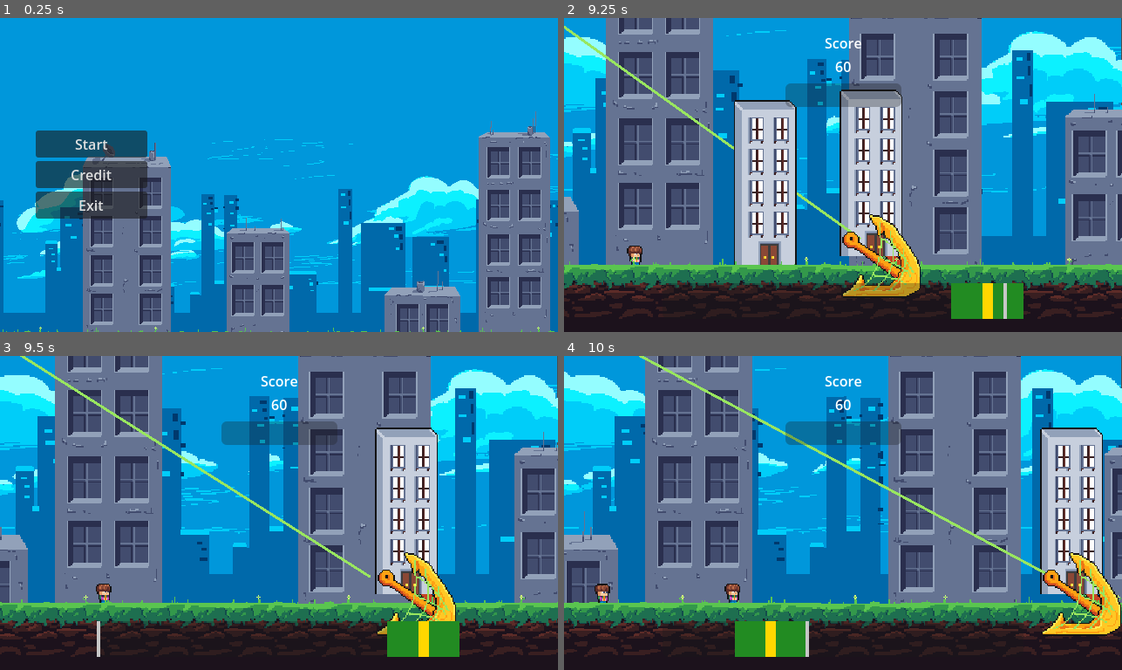
Above: before the commit, frames 1-4 (two rows, left to right).
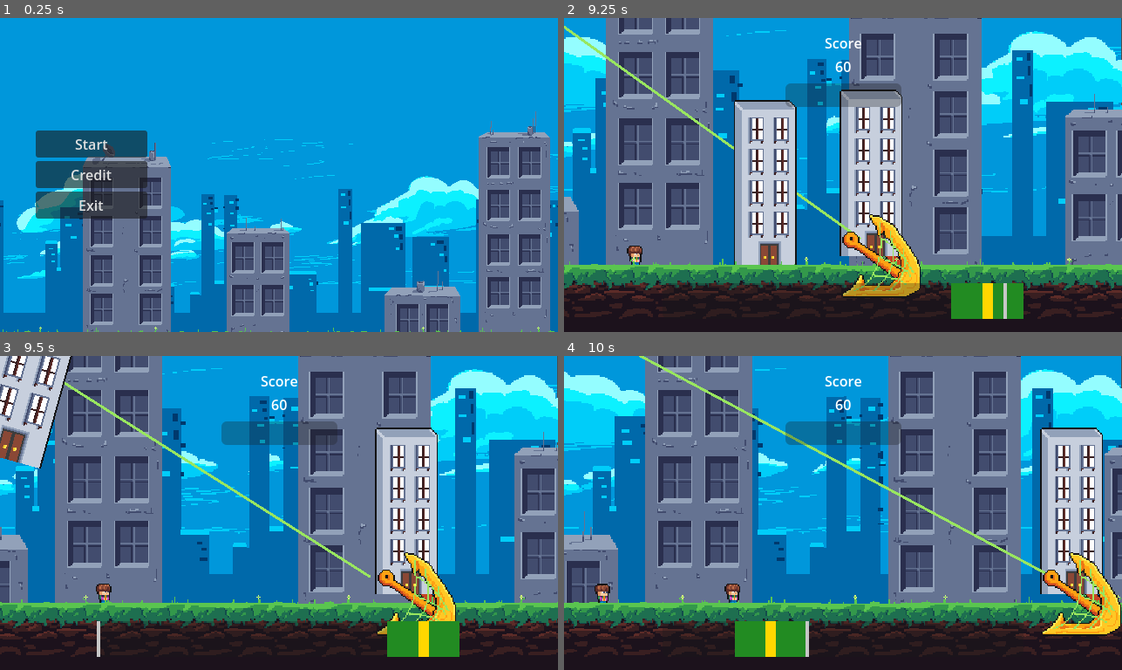
Above: after the commit, the same moments.

Repository: Tenes/mini-jam-153
Game: Godot game, scene res://Scenes/main_menu_scene.tscn
Same seed, same stepped clock (60 frames per second), same inputs: the game is played once before the commit and once after it.
Inputs (mouse positions are in pixels of both pictures, inside the frame that each line leads up to):
- Up to frame 1 (0.25 s): no input
- Up to frame 2 (9.25 s): click "Start" at 0.5 s; move the mouse to (965, 159) at 1.27 s; click (965, 159) at 1.35 s; move the mouse to (731, 190) at 2.02 s; click (731, 190) at 2.1 s; move the mouse to (898, 105) at 2.77 s; click (898, 105) at 2.85 s; move the mouse to (815, 237) at 3.52 s; click (815, 237) at 3.6 s; move the mouse to (1010, 222) at 4.27 s; click (1010, 222) at 4.35 s; move the mouse to (675, 127) at 5.02 s; click (675, 127) at 5.1 s; move the mouse to (870, 175) at 5.77 s; click (870, 175) at 5.85 s; move the mouse to (759, 96) at 6.52 s; click (759, 96) at 6.6 s; move the mouse to (965, 159) at 7.27 s; click (965, 159) at 7.35 s; move the mouse to (731, 190) at 8.02 s; click (731, 190) at 8.1 s; move the mouse to (898, 105) at 8.77 s; click (898, 105) at 8.85 s
- Up to frame 3 (9.5 s): no input
- Up to frame 4 (10 s): move the mouse to (815, 575) at 9.52 s; click (815, 575) at 9.6 s

Frames 1-2 are identical in both runs. In frame 3, 3.5% of the frame differs, in the area x 0-13%, y 0-36%; in frame 4, nothing differs.

Commit message:
Adds more sound and fixes the clicking issue

Diff:
--- a/Models/Harpoon/harpoon.gd
+++ b/Models/Harpoon/harpoon.gd
@@ -22,7 +22,6 @@
 func _process(delta: float) -> void:
 	pass
 
-
 func getRopeHolePoint() -> Vector2 :
 	return ropeHole.global_position;
 
@@ -32,8 +31,6 @@
 		if status == Global.BarStatus.SUCCESS or status == Global.BarStatus.GREAT_SUCCESS:
 			self.capturedInteractables.append(targetInteractable);
 			refreshBar();
-			if status == Global.BarStatus.GREAT_SUCCESS:
-				print("GREAT")
 		if !isReeling:
 			playReelingAnimation();
 
--- a/Models/Interactable/interactable.gd
+++ b/Models/Interactable/interactable.gd
@@ -49,7 +49,7 @@
 
 func playDeathSound() -> void:
 	if self is Building:
-		audio_stream_player_2d.stream = Global.BUILDING_DEATH_SOUNDS[Global.RNG.randi_range(1, 2)];
+		audio_stream_player_2d.stream = Global.BUILDING_DEATH_SOUNDS[Global.RNG.randi_range(1, 3)];
 	else:
 		audio_stream_player_2d.stream = Global.HUMAN_DEATH_SOUNDS[Global.RNG.randi_range(1, 3)];
 	audio_stream_player_2d.pitch_scale = Global.RNG.randf_range(0.8, 1.3);
@@ -57,9 +57,9 @@
 
 func playCaptSound() -> void:
 	if self is Building:
-		audio_stream_player_2d.stream = Global.BUILDING_CAPT_SOUNDS[Global.RNG.randi_range(1, 1)];
-		audio_stream_player_2d.pitch_scale = Global.RNG.randf_range(0.7, 0.8);
+		audio_stream_player_2d.stream = Global.BUILDING_CAPT_SOUNDS[Global.RNG.randi_range(1, 3)];
+		audio_stream_player_2d.pitch_scale = Global.RNG.randf_range(0.8, 0.9);
 	else:
-		audio_stream_player_2d.stream = Global.HUMAN_CAPT_SOUNDS[Global.RNG.randi_range(1, 2)];
+		audio_stream_player_2d.stream = Global.HUMAN_CAPT_SOUNDS[Global.RNG.randi_range(1, 3)];
 		audio_stream_player_2d.pitch_scale = Global.RNG.randf_range(0.8, 1.3);
 	audio_stream_player_2d.play();
--- a/Models/UI/ActionProgressBar/action_progress_bar.gd
+++ b/Models/UI/ActionProgressBar/action_progress_bar.gd
@@ -17,10 +17,10 @@
 	%VSeparator.position.x = value/max_value * size.x - %VSeparator.size.x /2
 
 func set_capture_area(start_pourcentage, pourcentage):
+	clear_capture_area()
 	current_speed = base_speed
 	current_start_pourcentage = start_pourcentage
 	current_pourcentage = pourcentage
-	clear_capture_area()
 	var rec = ColorRect.new()
 	rec.color = Color.FOREST_GREEN
 	rec.size = Vector2(pourcentage/100.0 * size.x,size.y)
@@ -41,16 +41,12 @@
 	if Input.is_action_just_pressed("left_click") and current_pourcentage > -1:
 		if value >= current_start_pourcentage and value <= current_start_pourcentage+current_pourcentage:
 			var great_value = current_start_pourcentage+current_pourcentage*0.5
-			print(great_value - current_pourcentage / great_success_divider /2.0)
-			print(great_value + current_pourcentage / great_success_divider /2.0)
-			print(value)
-			print("--------")
+			clear_capture_area()
+			reset()
 			if value >= great_value - current_pourcentage / great_success_divider /2.0 and  value <= great_value + current_pourcentage / great_success_divider /2.0:
 				Events.bar_clicked.emit(Global.BarStatus.GREAT_SUCCESS)
 			else :
 				Events.bar_clicked.emit(Global.BarStatus.SUCCESS)
-			clear_capture_area()
-			reset()
 		else:
 			Events.bar_clicked.emit(Global.BarStatus.FAILED)
 
--- a/Models/UI/ActionProgressBar/action_progress_bar.tscn
+++ b/Models/UI/ActionProgressBar/action_progress_bar.tscn
@@ -39,7 +39,7 @@
 [node name="VSeparator" type="VSeparator" parent="."]
 unique_name_in_owner = true
 layout_mode = 0
-offset_right = 4.0
+offset_right = 6.0
 offset_bottom = 40.0
 mouse_filter = 2
 theme_override_styles/separator = SubResource("StyleBoxLine_xp6ne")
--- a/Scripts/global.gd
+++ b/Scripts/global.gd
@@ -20,14 +20,18 @@
 @onready var BUILDING_DEATH_SOUNDS = {
 	1: preload("res://Assets/Sounds/building_death.mp3"),
 	2: preload("res://Assets/Sounds/building_death_2.mp3"),
+	3: preload("res://Assets/Sounds/building_death_3.mp3"),
 }
 @onready var HUMAN_CAPT_SOUNDS = {
 	1: preload("res://Assets/Sounds/human_capture.mp3"),
 	2: preload("res://Assets/Sounds/human_capture_2.mp3"),
+	3: preload("res://Assets/Sounds/human_capture_3.mp3"),
 }
 
 @onready var BUILDING_CAPT_SOUNDS = {
-	1: preload("res://Assets/Sounds/building_capture.mp3"),
+	1: preload("res://Assets/Sounds/building_capture_3.mp3"),
+	2: preload("res://Assets/Sounds/building_capture_2.mp3"),
+	3: preload("res://Assets/Sounds/building_capture_3.mp3"),
 }
 
 enum BarStatus {
Not shown, removed: Assets/Sounds/building_capture.mp3.import
Not shown, added: Assets/Sounds/building_capture_2.mp3.import
Not shown, added: Assets/Sounds/building_capture_3.mp3.import
Not shown, added: Assets/Sounds/building_death_3.mp3.import
Not shown, added: Assets/Sounds/human_capture_3.mp3.import
Not shown, removed: Assets/Sounds/building_capture.mp3
Not shown, added: Assets/Sounds/building_capture_2.mp3
Not shown, added: Assets/Sounds/building_capture_3.mp3
Not shown, added: Assets/Sounds/building_death_3.mp3
Not shown, added: Assets/Sounds/human_capture_3.mp3
